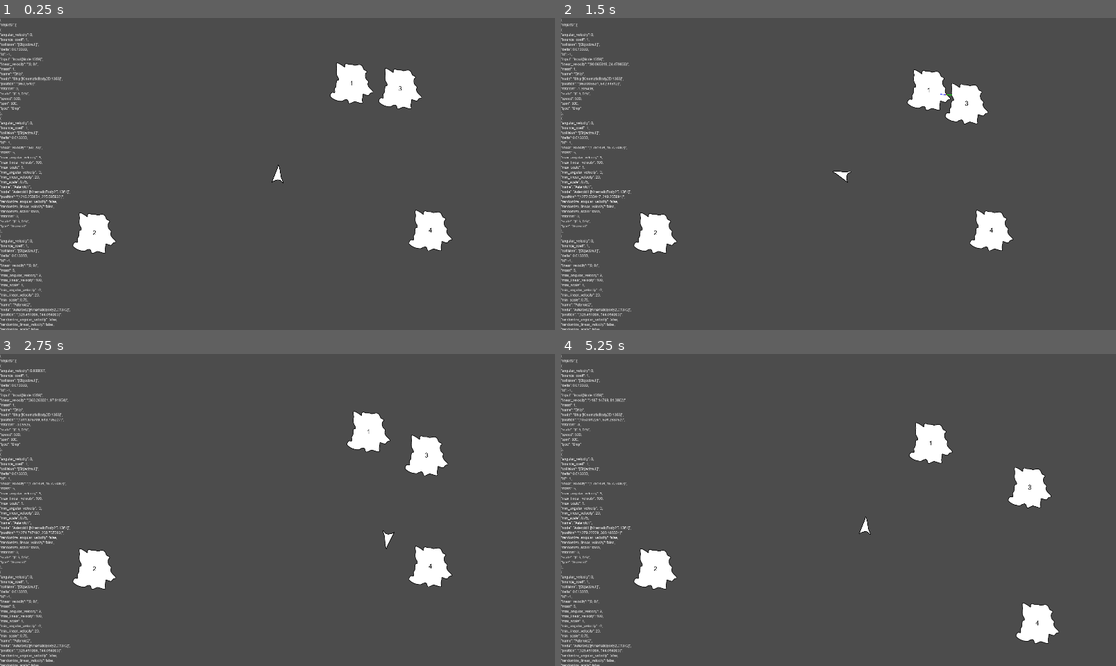
Above: before the commit, frames 1-4 (two rows, left to right).
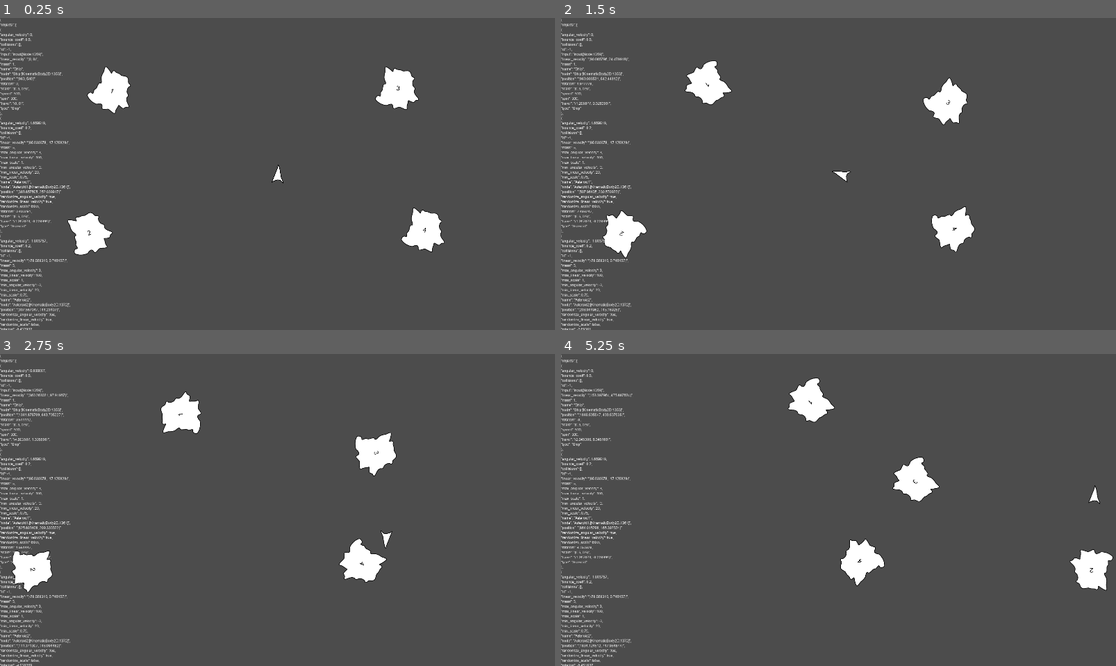
Above: after the commit, the same moments.

Repository: ETdoFresh/kasteroids
Game: Godot game, scene res://world.tscn
Two runs of this game, one before a commit and one after it. Both use one fixed random seed, a clock stepped at 60 frames per second and the inputs below.
Inputs:
- Up to frame 1 (0.25 s): no input
- Up to frame 2 (1.5 s): tap Enter at 0.5 s; hold D (player_right) 0.53-1.28 s; hold Ctrl 0.53-1.28 s; hold Down (player_down) from 1.28 s (still down); tap R at 1.35 s
- Up to frame 3 (2.75 s): release Down (player_down) at 2.03 s; hold D (player_right) from 2.03 s (still down); hold Ctrl from 2.03 s (still down)
- Up to frame 4 (5.25 s): release D (player_right) at 2.78 s; release Ctrl at 2.78 s; hold Up (player_up) 2.78-3.53 s; tap R at 2.85, 4.35 s; hold Ctrl 3.53-4.28 s; hold A (player_left) 3.53-5.03 s; hold Down (player_down) from 5.03 s (still down); hold Ctrl from 5.03 s (still down)

The runs differ from the first frame. In frame 1, 4.1% of the frame differs, in the area x 0-82%, y 6-100%; in frame 2, 6.6%; in frame 3, 7.1%; in frame 4, 7.6%, in the area x 0-100%, y 6-100%.

Commit message:
Refactor collision, and now it's working much better.

Diff:
--- a/data/asteroid_data.gd
+++ b/data/asteroid_data.gd
@@ -18,6 +18,11 @@
 
 var id = -1
 
-onready var collision_shape_2d = $CollisionShape2D
+onready var collision_shapes_2d = []
 onready var collision_sound = $CollisionSound
 onready var sprite = $Sprite
+
+func _ready():
+    for child in get_children():
+        if child is CollisionShape2D:
+            collision_shapes_2d.append(child)
--- a/data/ship_data.gd
+++ b/data/ship_data.gd
@@ -11,7 +11,11 @@
 
 var id = -1
 
-onready var collision_shape_2d = $CollisionShape2D
+onready var collision_shapes_2d = []
 onready var input = $Input
-onready var shape = $CollisionShape2D
 onready var sprite = $Sprite
+
+func _ready():
+    for child in get_children():
+        if child is CollisionShape2D:
+            collision_shapes_2d.append(child)
--- a/functions/physics/collision.gd
+++ b/functions/physics/collision.gd
@@ -3,37 +3,31 @@
 const COLLISION_MARKER_SCENE = preload("res://scenes/collision_marker/collision_marker.tscn")
 
 static func has_collision(object: Dictionary) -> bool:
-    return "collision" in object and object.collision
+    return "collisions" in object and object.collision.size() > 0
 
-static func get_collision(object: Dictionary):
-    return object.collision
-
-static func clear_collision(object: Dictionary) -> Dictionary:
+static func clear_collisions(object: Dictionary) -> Dictionary:
     object = object.duplicate()
-    object["collision"] = null
+    object["collisions"] = []
     return object
 
 static func add_collision_markers(objects: Array, world: Node) -> Array:
     for object in objects:
-        if object.collision:
+        if not object.collisions: continue
+        for collision in object.collisions:
             var collision_marker = COLLISION_MARKER_SCENE.instance()
-            collision_marker.position = object.collision.position
-            collision_marker.normal = object.collision.normal
+            collision_marker.position = collision.position
+            collision_marker.normal = collision.normal
             collision_marker.position1 = object.position
-            collision_marker.is_other = "is_other" in object.collision
+            #collision_marker.is_other = "is_other" in object.collision
             world.add_child(collision_marker)
     return objects
 
-static func apply_remainder(object: Dictionary) -> Dictionary:
-    if not "collision" in object: return object
-    if not object.collision: return object
+static func fix_penetration(object: Dictionary) -> Dictionary:
+    if not "collisions" in object: return object
+    if object.collisions.size() == 0: return object
     object = object.duplicate()
-    var remainder_length = object.collision.remainder.length()
-    var travel_length = object.collision.travel.length()
-    var remaining_percent = remainder_length / (travel_length + remainder_length)
-    var delta = object.collision.delta
-    var new_travel = object.linear_velocity * delta
-    object.position += new_travel * remaining_percent
+    for collision in object.collisions:
+        object.position += collision.penetration * collision.normal
     return object
 
 static func bounce(object: Dictionary, collision) -> Dictionary:
@@ -69,28 +63,21 @@
     return object
 
 static func bounce_no_angular_velocity(object: Dictionary):
-    if not "collision" in object: return object
-    if not object.collision: return object
-    var other = object.collision.other
-    var ma = object.mass
-    var mb = other.mass
-    var va = object.linear_velocity
-    var vb = other.linear_velocity
-    var n = object.collision.normal
-    var cr = object.bounce_coeff # Coefficient of Restitution
-
-    if same_direction(va, n):
-        if not same_direction(vb, n):
-            return object
-
-    var j = -(1.0 + cr) * (va - vb).dot(n) # Impulse Magnitude
-    j /= (1.0/ma + 1.0/mb)
+    if not "collisions" in object: return object
     object = object.duplicate()
-    object.linear_velocity = va + (j / ma) * n
+    for collision in object.collisions:
+        var ma = object.mass
+        var mb = collision.other_mass
+        var va = object.linear_velocity
+        var vb = collision.other_linear_velocity
+        var n = collision.normal
+        var cr = object.bounce_coeff # Coefficient of Restitution
+        if (va - vb).dot(n) > 0: continue # Don't resolve same direction collisions
+        var j = -(1.0 + cr) * (va - vb).dot(n) # Impulse Magnitude
+        j /= (1.0/ma + 1.0/mb)
+        object.linear_velocity = va + (j / ma) * n
+        continue
     return object
-
-static func same_direction(v1, v2):
-    return sign(v1.x) == sign(v2.x) && sign(v1.y) == sign(v2.y)
 
 static func cross_vf(v : Vector2, f : float):
     return Vector2(f * v.y, -f * v.x)
--- a/functions/physics/physics.gd
+++ b/functions/physics/physics.gd
@@ -6,12 +6,10 @@
 
 static func simulate(objects: Array, delta: float) -> Array:
     objects = objects.duplicate()
-    objects = LIST.map(objects, funcref(PHYSICS_NODES, "setup_physical_body")) # Side-effect
-    objects = LIST.map(objects, funcref(COLLISION, "clear_collision"))
-    objects = LIST.map1(objects, funcref(PHYSICS_NODES, "move_and_collide"), delta) # Side-effect + Update
-    objects = LIST.map(objects, funcref(PHYSICS_NODES, "update_object_from_physical_body"))
-    objects = LIST.map1(objects, funcref(PHYSICS_NODES, "replace_collision_with_dictionary"), objects)
-    objects = LIST.map1(objects, funcref(PHYSICS_NODES, "add_collision_to_other_collider"), objects)
+    objects = LIST.map(objects, funcref(COLLISION, "clear_collisions"))
+    objects = LIST.map(objects, funcref(PHYSICS_NODES, "update_physical_body")) # Side-effect
+    objects = LIST.map1(objects, funcref(PHYSICS_NODES, "move"), delta)
+    objects = LIST.map1(objects, funcref(PHYSICS_NODES, "collide"), objects)
+    objects = LIST.map(objects, funcref(COLLISION, "fix_penetration"))
     objects = LIST.map(objects, funcref(COLLISION, "bounce_no_angular_velocity"))
-    objects = LIST.map(objects, funcref(COLLISION, "apply_remainder"))
     return objects
--- a/functions/physics/physics_nodes.gd
+++ b/functions/physics/physics_nodes.gd
@@ -1,6 +1,6 @@
 class_name PhysicsNodesFunctions
 
-static func setup_physical_body(object: Dictionary) -> Dictionary:
+static func update_physical_body(object: Dictionary) -> Dictionary:
     if not "node" in object: return object
     var kinematic_body : KinematicBody2D = object.node
     kinematic_body.global_position = object.position
@@ -8,55 +8,56 @@
     kinematic_body.get_node("CollisionShape2D").scale = object.scale
     return object
 
-static func update_object_from_physical_body(object: Dictionary) -> Dictionary:
-    if not "node" in object: return object
-    var kinematic_body : KinematicBody2D = object.node
+static func move(object : Dictionary, delta : float) -> Dictionary:
+    if not "linear_velocity" in object: return object
+    if not "angular_velocity" in object: return object
+    if not "position" in object: return object
+    if not "rotation" in object: return object
     object = object.duplicate()
-    object.position = kinematic_body.global_position
-    object.rotation = kinematic_body.global_rotation
+    object["travel"] =  object.linear_velocity * delta
+    object.position += object.linear_velocity * delta
+    object.rotation += object.angular_velocity * delta
     return object
 
-static func move_and_collide(object : Dictionary, delta : float) -> Dictionary:
+static func collide(object : Dictionary, other_objects : Array) -> Dictionary:
     if not "node" in object: return object
-    var kinematic_body : KinematicBody2D = object.node
+    if not "collision_shapes_2d" in object.node: return object
     object = object.duplicate()
-    kinematic_body.rotate(object.angular_velocity * delta)
-    object["collision"] = kinematic_body.move_and_collide(object.linear_velocity * delta)
-    object["delta"] = delta
+    for collision_shape_2d in object.node.collision_shapes_2d:
+        var shape = collision_shape_2d.shape
+        var transform = collision_shape_2d.global_transform
+        var motion = object.travel
+        for other_object in other_objects:
+            if not "node" in other_object: continue
+            if not "collision_shapes_2d" in other_object.node: return other_object
+            if object.node == other_object.node: continue
+            for other_collision_shape_2d in other_object.node.collision_shapes_2d:
+                var other_shape = other_collision_shape_2d.shape
+                var other_transform = other_collision_shape_2d.global_transform
+                var other_motion = other_object.travel
+                if collide_with_motion(shape, transform, motion, other_shape, other_transform, other_motion):
+                    object["collisions"].append(get_collision_data(other_object,
+                        shape, transform, motion, other_shape, other_transform, other_motion))
+                    break # Only consider one collision per pair of objects
     return object
 
-static func replace_collision_with_dictionary(object: Dictionary, other_objects: Array) -> Dictionary:
-    if not "collision" in object: return object
-    if not object.collision: return object
-    for other_object in other_objects:
-        if not "node" in other_object: continue
-        if object.collision.collider == other_object.node:
-            object = object.duplicate()
-            object.collision = {
-                "other": other_object,
-                "position": object.collision.position,
-                "normal": object.collision.normal,
-                "remainder": object.collision.remainder,
-                "travel": object.collision.travel,
-                "delta": object.delta}
-            return object
-    return object
+static func collide_with_motion(shape, transform, motion, other_shape, other_transform, other_motion):
+    return shape.collide_with_motion(transform, motion, other_shape, other_transform, other_motion)
 
-static func add_collision_to_other_collider(object: Dictionary, other_objects: Array) -> Dictionary:
-    if "collision" in object and object.collision: return object
-    for other_object in other_objects:
-        if not "collision" in other_object: continue
-        if not other_object.collision: continue
-        if not "other" in other_object.collision: continue
-        if other_object.collision.other == object:
-            object = object.duplicate()
-            object["collision"] = {
-                "other": other_object,
-                "position": other_object.collision.position,
-                "normal": -other_object.collision.normal,
-                "remainder": other_object.collision.remainder,
-                "travel": other_object.collision.travel,
-                "delta": other_object.collision.delta,
-                "is_other": true}
-            return object
-    return object
+static func get_collision_data(other_object, shape, transform, motion, other_shape, other_transform, other_motion):
+    var contacts = shape.collide_with_motion_and_get_contacts(transform, motion, other_shape, other_transform, other_motion)
+    var average_contact = Vector2.ZERO
+    for contact in contacts: average_contact += contact
+    average_contact /= contacts.size()
+    var to_contact = average_contact - other_transform.get_origin()
+    var penetration = 0
+    if other_shape is CircleShape2D:
+        penetration = other_shape.radius * other_object.scale.x - to_contact.length()
+    penetration = max(penetration, 0)
+    var normal = to_contact.normalized()
+    return {
+        "other_mass": other_object.mass,
+        "other_linear_velocity": other_object.linear_velocity,
+        "position": average_contact,
+        "normal": normal,
+        "penetration": penetration}
--- a/scenes/asteroid/asteroid.tscn
+++ b/scenes/asteroid/asteroid.tscn
@@ -13,10 +13,6 @@
 [node name="Asteroid" type="KinematicBody2D"]
 position = Vector2( 433.932, 254.737 )
 script = ExtResource( 1 )
-randomize_angular_velocity = false
-randomize_linear_velocity = false
-randomize_scale = false
-bounce_coeff = 1.0
 
 [node name="Sprite" type="Sprite" parent="."]
 scale = Vector2( 0.5, 0.5 )
--- a/world.tscn
+++ b/world.tscn
@@ -29,7 +29,7 @@
 position = Vector2( 960, 540 )
 script = ExtResource( 5 )
 speed = 500
-bounce_coeff = 1.0
+bounce_coeff = 0.5
 
 [node name="Sprite" type="Sprite" parent="Ship"]
 scale = Vector2( 0.5, 0.5 )
@@ -43,8 +43,8 @@
 script = ExtResource( 4 )
 
 [node name="Asteroid1" parent="." instance=ExtResource( 2 )]
-position = Vector2( 1201.85, 220.796 )
-linear_velocity = Vector2( 60, 20 )
+position = Vector2( 366.05, 256.151 )
+randomize_scale = false
 
 [node name="Label" type="Label" parent="Asteroid1"]
 margin_left = -20.0
@@ -62,6 +62,7 @@
 
 [node name="Asteroid2" parent="." instance=ExtResource( 2 )]
 position = Vector2( 326.452, 744.055 )
+randomize_scale = false
 
 [node name="Label2" type="Label" parent="Asteroid2"]
 anchor_left = 0.5
@@ -83,7 +84,7 @@
 
 [node name="Asteroid3" parent="." instance=ExtResource( 2 )]
 position = Vector2( 1384.28, 234.938 )
-linear_velocity = Vector2( 0, 40 )
+randomize_scale = false
 
 [node name="Label2" type="Label" parent="Asteroid3"]
 anchor_left = 0.5
@@ -105,6 +106,7 @@
 
 [node name="Asteroid4" parent="." instance=ExtResource( 2 )]
 position = Vector2( 1488.94, 735.57 )
+randomize_scale = false
 
 [node name="Label2" type="Label" parent="Asteroid4"]
 anchor_left = 0.5
